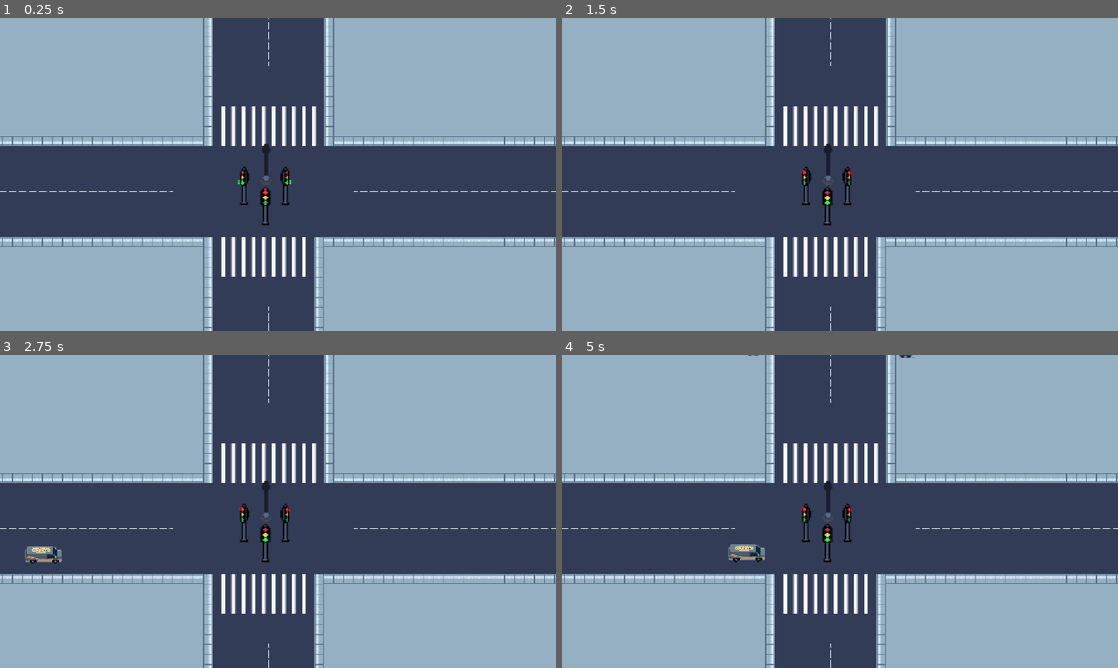
Above: before the commit, frames 1-4 (two rows, left to right).
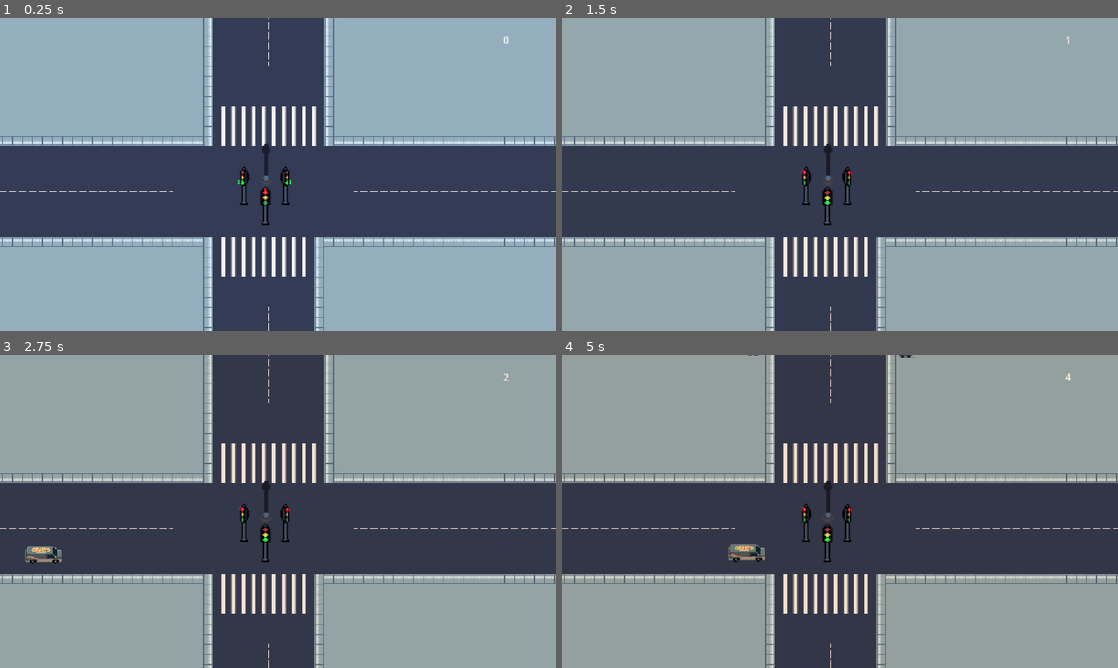
Above: after the commit, the same moments.

Repository: lafgo-fc/game-jam-repoooo
Game: Godot game, scene res://scne/test_one.tscn
Same seed, same stepped clock (60 frames per second), same inputs: the game is played once before the commit and once after it.
Inputs:
- Up to frame 1 (0.25 s): no input
- Up to frame 2 (1.5 s): tap Enter (ui_accept) at 0.5, 0.77, 1.25 s; hold R (traffic control right and left) from 0.53 s (still down)
- Up to frame 3 (2.75 s): keep holding R (traffic control right and left); tap Enter (ui_accept) at 1.52 s
- Up to frame 4 (5 s): keep holding R (traffic control right and left); tap Enter (ui_accept) at 3.02, 3.77, 4.52 s

The runs differ from the first frame. In frame 1, less than 0.1% of the frame differs, in the area x 90-92%, y 5-9%; in frame 2, 2.6%; in frame 3, 58%; in frame 4, 59%, in the area x 0-100%, y 0-100%.
Error before the commit: Invalid access to property or key 'time_left' on a base object of type 'Nil'. (res://scne/test_one.gd:12)

Commit message:
attached the clock script

Diff:
--- a/scne/test_one.gd
+++ b/scne/test_one.gd
@@ -9,8 +9,10 @@
 var afternoon_color = Color(1,1,1)
 var evening_color = Color(1,0.7,0.5)
 var night_color = Color(0.25,0.3,0.5)
-var time_spent = 1440  - day_timer.time_left  # this gives us the time we have spent in the day
+ # this gives us the time we have spent in the day
 func time_op():
+	var time_spent = 1440  - day_timer.time_left
+	clock.text = str(int(time_spent))
 	if time_spent <= 360:
 		GameData.daycycle = "morning"
 	elif time_spent <= 600 :
@@ -25,7 +27,6 @@
 
 # Called every frame. 'delta' is the elapsed time since the previous frame.
 func _process(delta: float) -> void:
-	clock.text(time_spent)
 	var target_color : Color
 	time_op()
 	if GameData.daycycle == "morning":
--- a/scne/test_one.tscn
+++ b/scne/test_one.tscn
@@ -1210,5 +1210,7 @@
 [node name="day-night manager" type="CanvasModulate" parent="." unique_id=1561318286]
 
 [node name="clock" type="Label" parent="." unique_id=1365113893]
-offset_right = 40.0
-offset_bottom = 23.0
+offset_left = 302.0
+offset_top = -213.0
+offset_right = 359.0
+offset_bottom = -173.0
